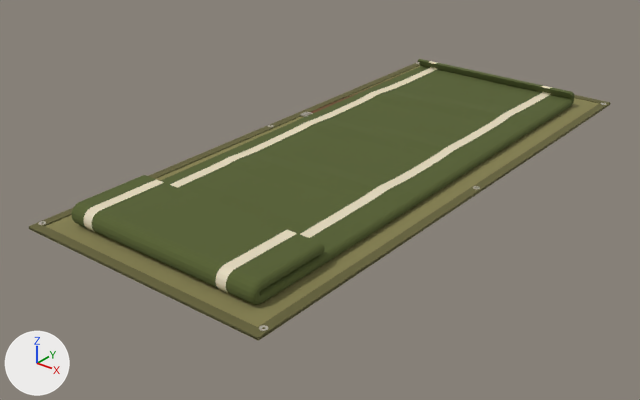
The glTF model assets/models/bedroll.glb, before and after one commit.
The view is the same before and after, from a 50 mm lens placed at (1.61, -2.25, 1.18), pointed at (-0.07, -0.16, -0.12). The axes (+X, +Y, +Z) are drawn at lower left. The lights are the same throughout. The older version comes first. Vertices at exactly the same position are counted once.

Names of what the first picture shows: 'bedrollOpen'.
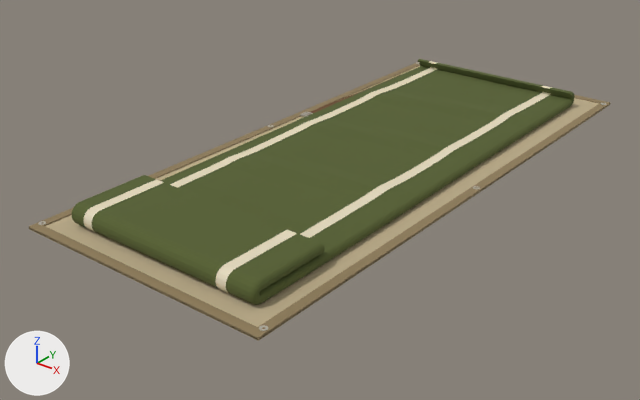
Where the change shows, as pixel boxes [x1, y1, x2, y2] in the pictures (640 x 400 px):
part 1 of me_bedrollopen, recoloured: [33, 66, 599, 339] in both
part 2 of me_bedrollopen, recoloured: [29, 63, 611, 341] in both

The change in detail:
Material 'DuckHem' (mat_duckhem) is new.
Its base color is (0.27, 0.2, 0.1) (brown #8e7c59).
Its roughness is 0.95.
Material 'Duck' (mat_duck) is new.
Its base color is (0.5, 0.41, 0.25) (beige #bcac89).
Its roughness is 0.95.
me_bedrollopen has 2968 vertices, 5880 faces and spans x -0.44..0.44, y -1.02..1.02, z 0.0..0.07.
me_bedrollopen is used by ob_bedrollopen; location (0.0, 0.0, 0.0).
me_bedrollopen part 1: all 44 faces that had it switch from mat_canvas (yellow #868150) to mat_duck (beige #bcac89).
me_bedrollopen part 2: all 48 faces that had it switch from mat_canvasdark (dark yellow #656138) to mat_duckhem (brown #8e7c59).
